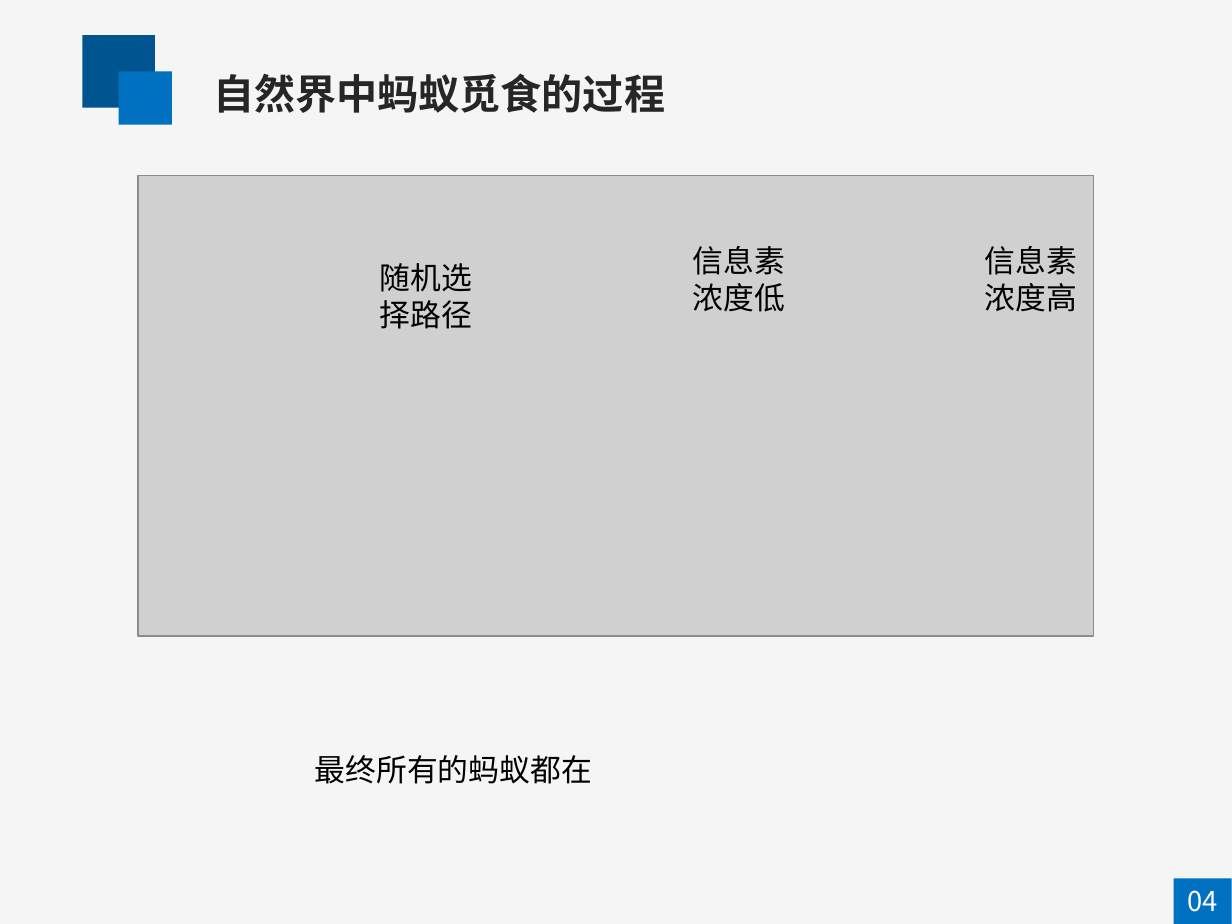
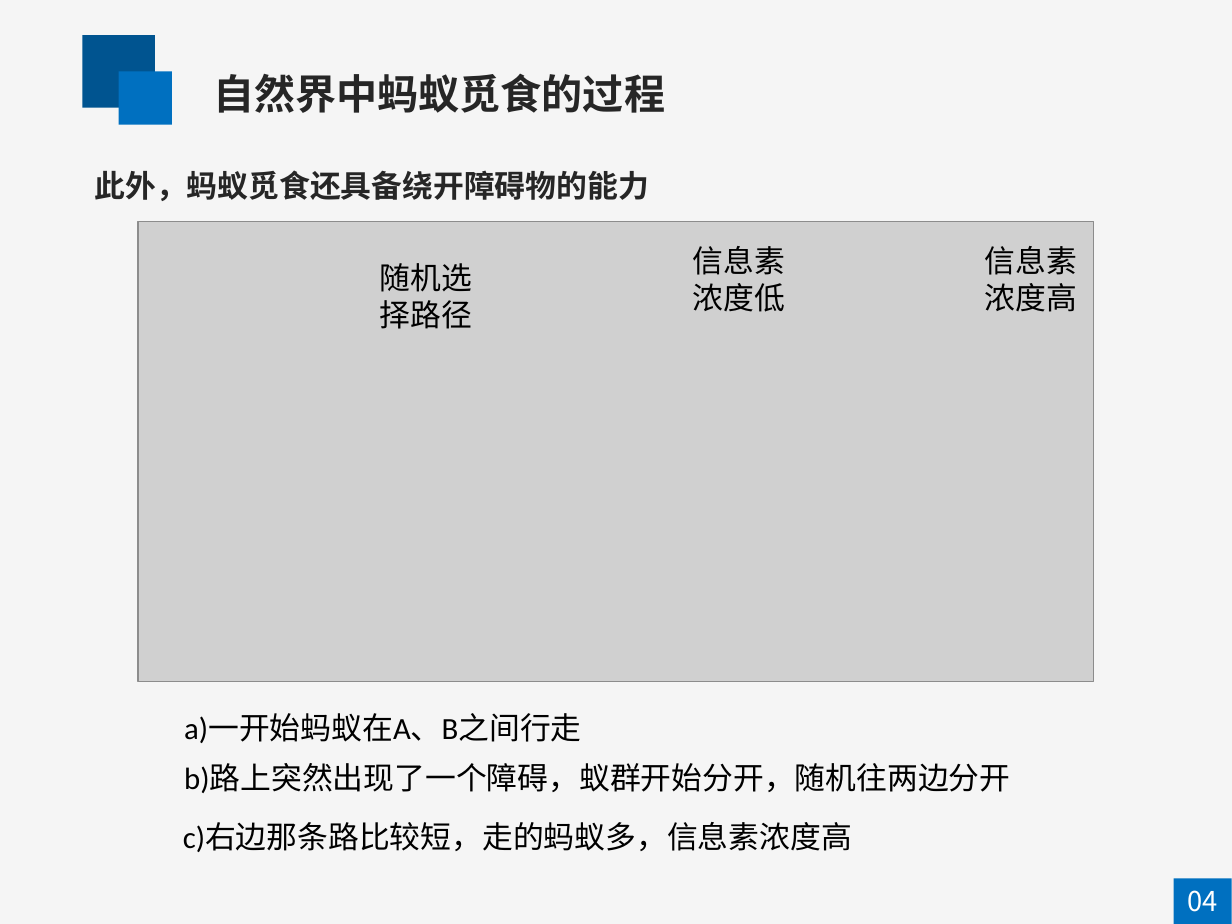
Before and after one commit to mapengfei-nwpu/ant, a slide deck: slide 6 of 蚁群优化算法.pptx (slide 4 before the commit). Drawn at 1232x924 pixels with LibreOffice and Linux fonts; fonts in the diff are those of the drawing; grey boxes stand for pictures. Boxes give left, top, right and bottom in pixels: in the first picture for what was removed or moved away, otherwise in the second. Text is boxed around its words. In the diff, an @@ line names an element or a change of style, - is before the commit and + after.

```diff
--- a/蚁群优化算法.pptx
+++ b/蚁群优化算法.pptx
@@ text added at bbox=[94, 170, 648, 201], 18 pt, text #262626, bold @@
+此外，蚂蚁觅食还具备绕开障碍物的能力
@@ picture: place and size @@
-picture at bbox=[138, 175, 1094, 636]
+picture at bbox=[138, 222, 1094, 683]
@@ text added at bbox=[184, 713, 581, 743], 18 pt, text #000000 @@
+a)一开始蚂蚁在A、B之间行走
@@ text added at bbox=[184, 763, 1010, 793], 18 pt, text #000000 @@
+b)路上突然出现了一个障碍，蚁群开始分开，随机往两边分开
@@ text removed at bbox=[315, 755, 592, 784] @@
-最终所有的蚂蚁都在
@@ text added at bbox=[183, 822, 852, 852], 18 pt, text #000000 @@
+c)右边那条路比较短，走的蚂蚁多，信息素浓度高
```
Also in this commit, not shown: 4 other slides changed, 4 slides added, 2 slides removed.
